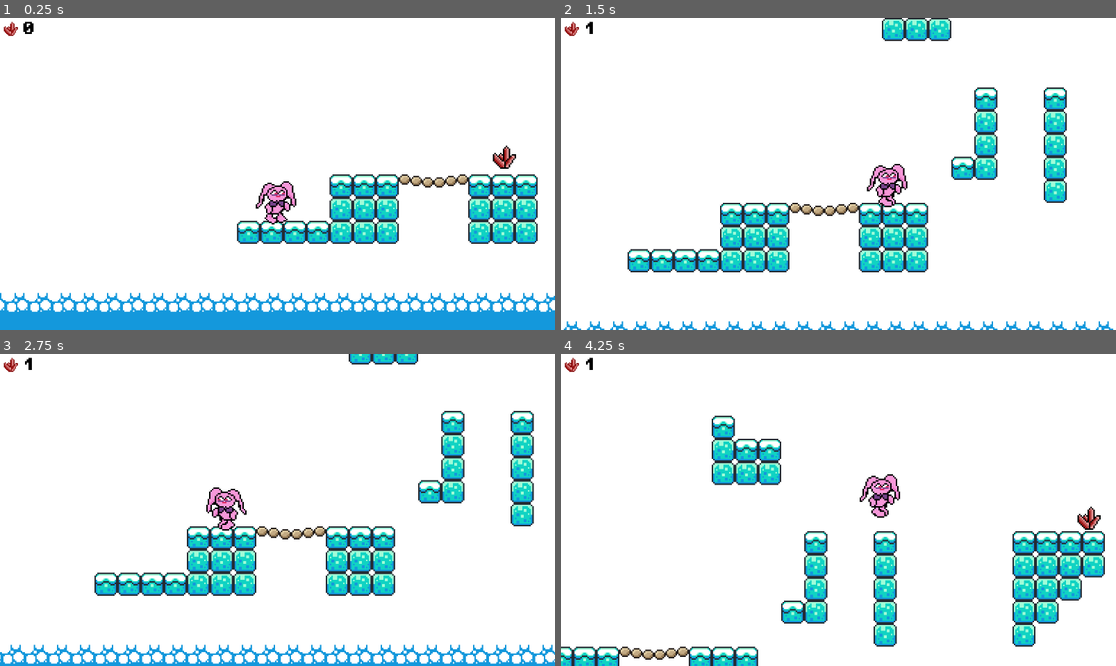
Above: before the commit, frames 1-4 (two rows, left to right).
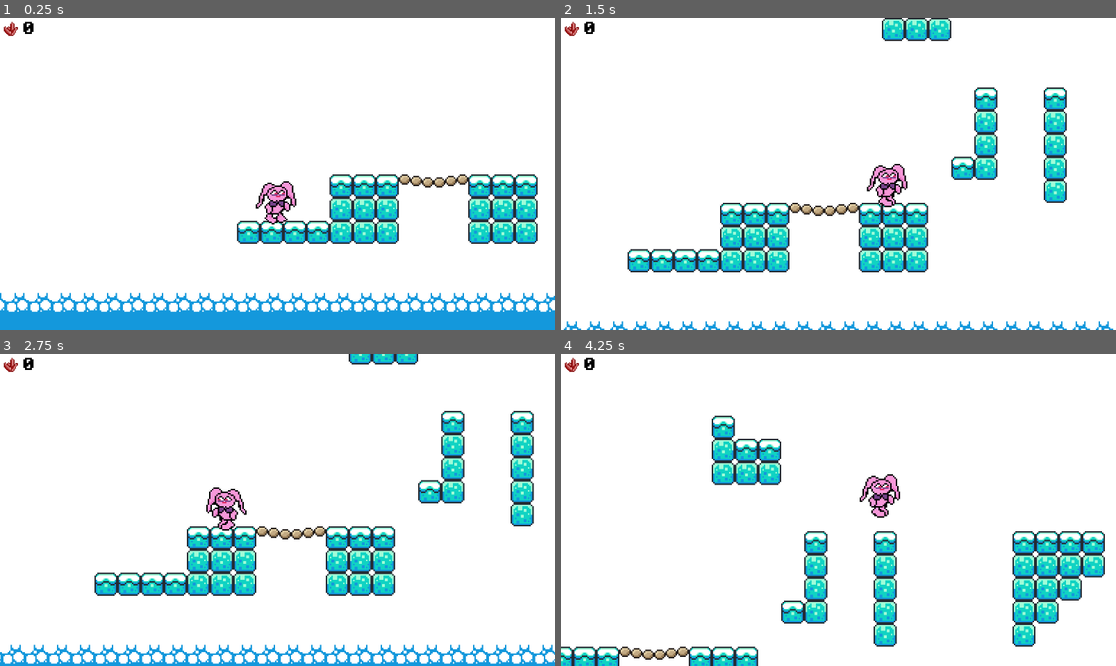
Above: after the commit, the same moments.

Repository: sisanny/testgame
Game: Godot game, scene res://scenes/wellbeing_game.tscn
Same seed, same stepped clock (60 frames per second), same inputs: the game is played once before the commit and once after it.
Inputs:
- Up to frame 1 (0.25 s): no input
- Up to frame 2 (1.5 s): hold Right (move_right) from 0.53 s (still down); tap Space (jump) at 0.77 s
- Up to frame 3 (2.75 s): tap Space (jump) at 1.52 s; release Right (move_right) at 2.03 s; hold Left (move_left) from 2.03 s (still down)
- Up to frame 4 (4.25 s): release Left (move_left) at 2.78 s; hold Right (move_right) from 2.78 s (still down); tap Space (jump) at 3.02, 3.77 s

The runs differ from the first frame. In frame 1, 0.2% of the frame differs, in the area x 88-93%, y 40-49%; in frame 2, less than 0.1%; in frame 3, less than 0.1%; in frame 4, 0.2%, in the area x 4-98%, y 1-57%.

Commit message:
Adding ready function to crystal so the crystals are invisible until the box opens

Diff:
--- a/scripts/crystal.gd
+++ b/scripts/crystal.gd
@@ -1,8 +1,12 @@
 extends Area2D
 
 @onready var animation_player = $AnimationPlayer
-@onready var hud = %HUD
+@onready var hud = get_tree().current_scene.find_child("HUD", true, false)
 
 func _on_body_entered(_body: Node2D) -> void:
 	animation_player.play("pickup")
 	hud.add_point()
+
+func _ready() -> void:
+	visible = false
+	monitoring = false
